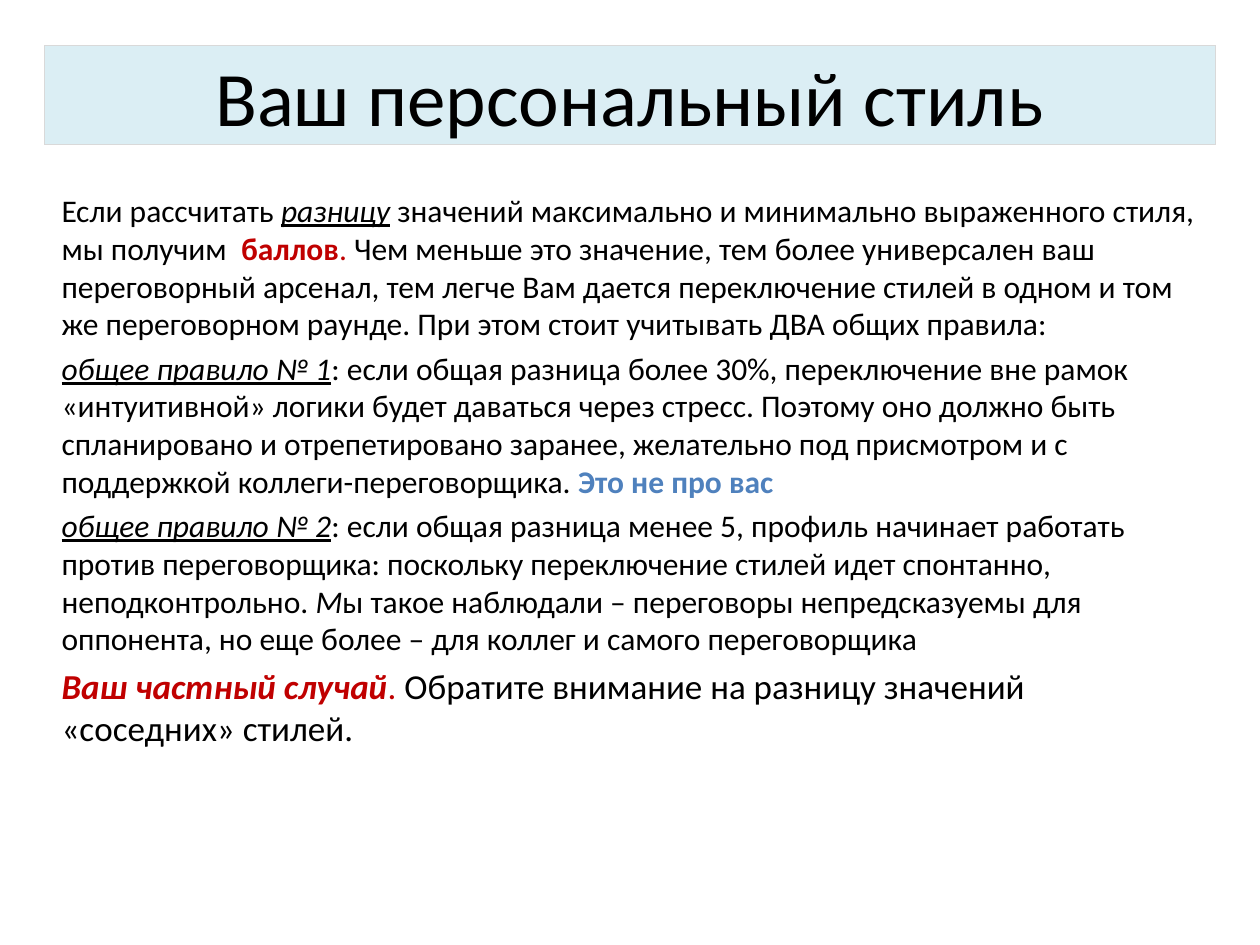
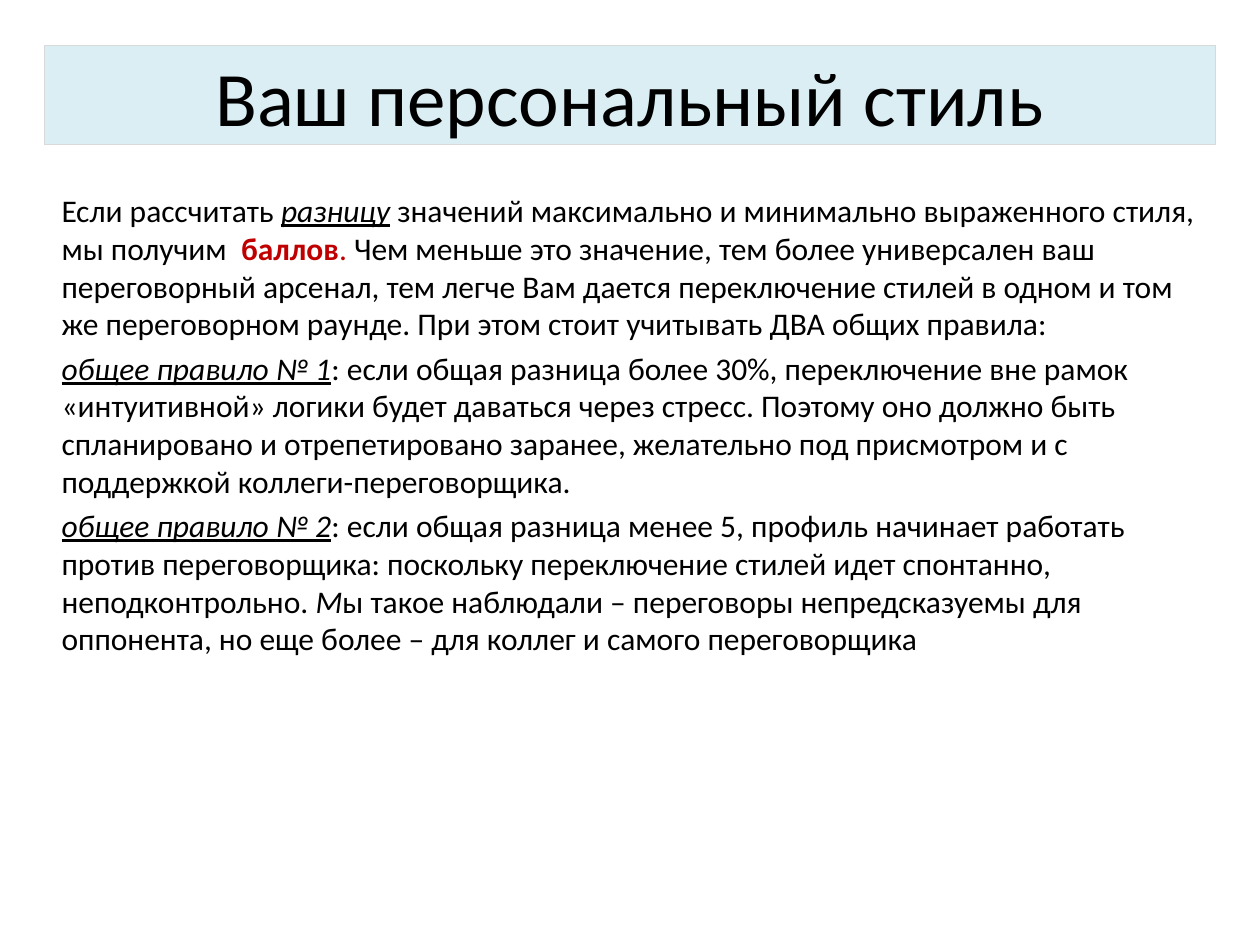
Before and after one commit to apakufai/ISeC_workfiles, a slide deck: slide 24 of ИКС-файл/00ШАБЛОН ОСЕНЬ 22.pptx (slide 25 before the commit). Drawn at 1260x945 pixels with LibreOffice and Linux fonts; fonts in the diff are those of the drawing; background and template pictures are left out. Boxes give left, top, right and bottom in pixels: in the first picture for what was removed or moved away, otherwise in the second. Text is boxed around its words. In the diff, an @@ line names an element or a change of style, - is before the commit and + after.

```diff
--- a/ИКС-файл/00ШАБЛОН ОСЕНЬ 22.pptx
+++ b/ИКС-файл/00ШАБЛОН ОСЕНЬ 22.pptx
@@ text at <box>62,358,1128,499</box>: text changed @@
-общее правило № 1: если общая разница более 30%, переключение вне рамок «интуитивной» логики будет даваться через стресс. Поэтому оно должно быть спланировано и отрепетировано заранее, желательно под присмотром и с поддержкой коллеги-переговорщика. Это не про вас
+общее правило № 1: если общая разница более 30%, переключение вне рамок «интуитивной» логики будет даваться через стресс. Поэтому оно должно быть спланировано и отрепетировано заранее, желательно под присмотром и с поддержкой коллеги-переговорщика.
@@ text at <box>62,675,1025,747</box>: paragraph removed @@
-Ваш частный случай. Обратите внимание на разницу значений «соседних» стилей.
```
Also in this commit, not shown: 10 other slides changed, 2 slides removed.
